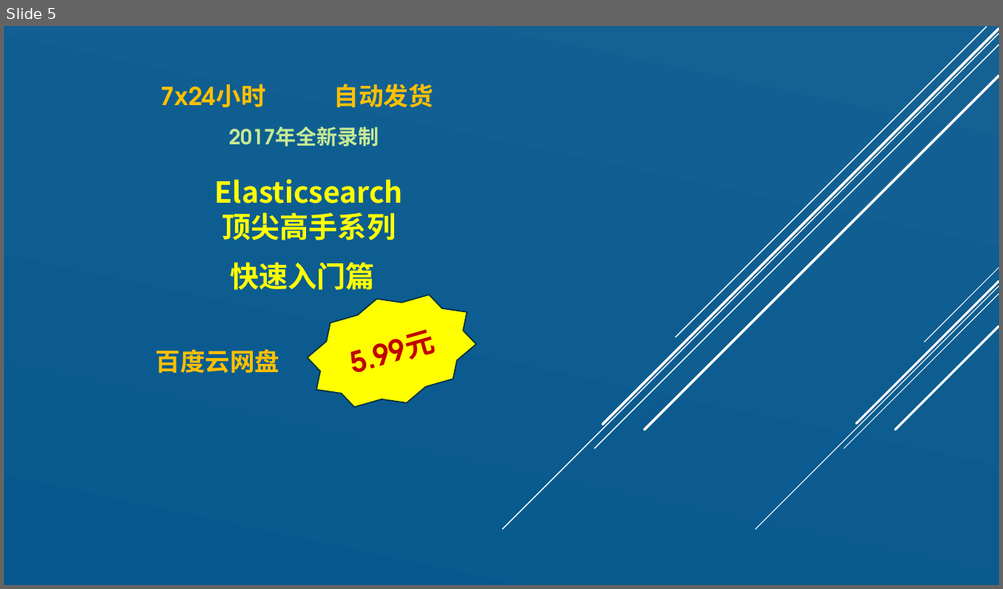
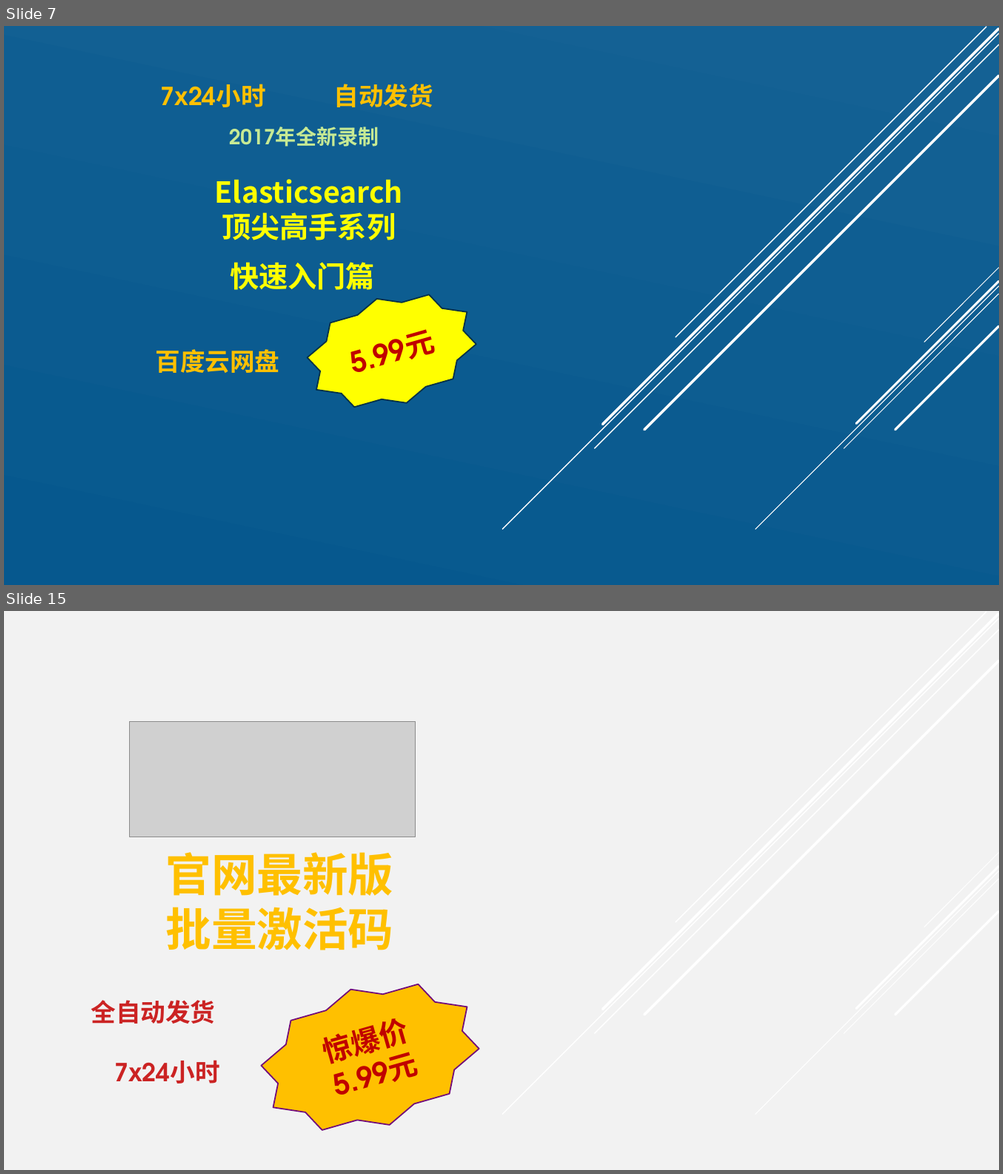
Before and after one commit to zhangpengyf/taobao-shop, a slide deck: 淘宝销售文案.pptx. Shown one above the other, each under a label of ours: slide 5 before the commit, slides 7 and 15 after it; the slides between them are not shown. The pictures are 1003x589 and 1003x1174 pixels, drawn with LibreOffice and Linux fonts; fonts in the diff are those of the drawing; grey boxes stand for pictures. Boxes give left, top, right and bottom in pixels: in the first picture for what was removed or moved away, otherwise in the second. Text is boxed around its words. In the diff, an @@ line names an element or a change of style, - is before the commit and + after.

```diff
--- a/淘宝销售文案.pptx
+++ b/淘宝销售文案.pptx
@@ slide 15 added at [4,611,999,1170], background #F2F2F2; not listed: 10 template elements that a slide beside it also shows @@
@@ picture added at [129,721,415,838] @@
@@ text added at [165,852,393,951], 44 pt, text #FFC000, bold @@
+官网最新版
+批量激活码
@@ star added at [247,960,492,1155], fill #FFC000, outline #710A7A 1.25 pt, 28 pt, text #C00000, bold @@
+惊爆价5.99元
@@ text added at [91,1000,219,1084], 24 pt, text #CB2323, bold @@
+全自动发货
+7x24小时
@@ what was slide 5 is now slide 7 @@
```
Also in this commit, not shown: 9 other slides added, 1 other file.
